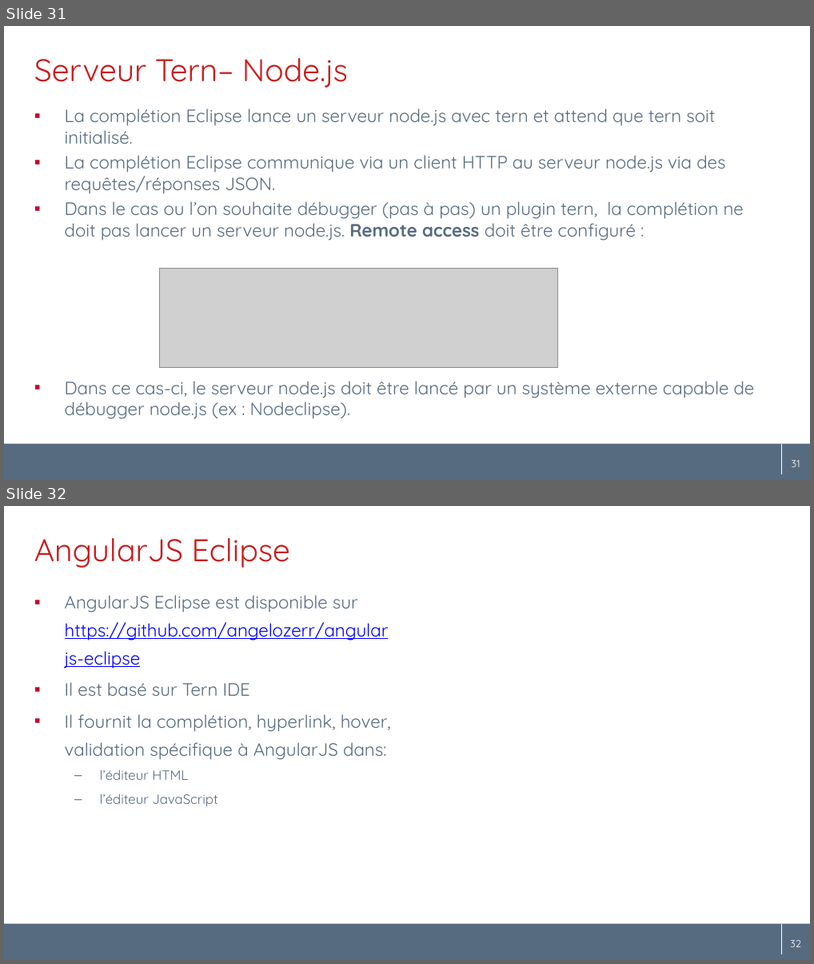
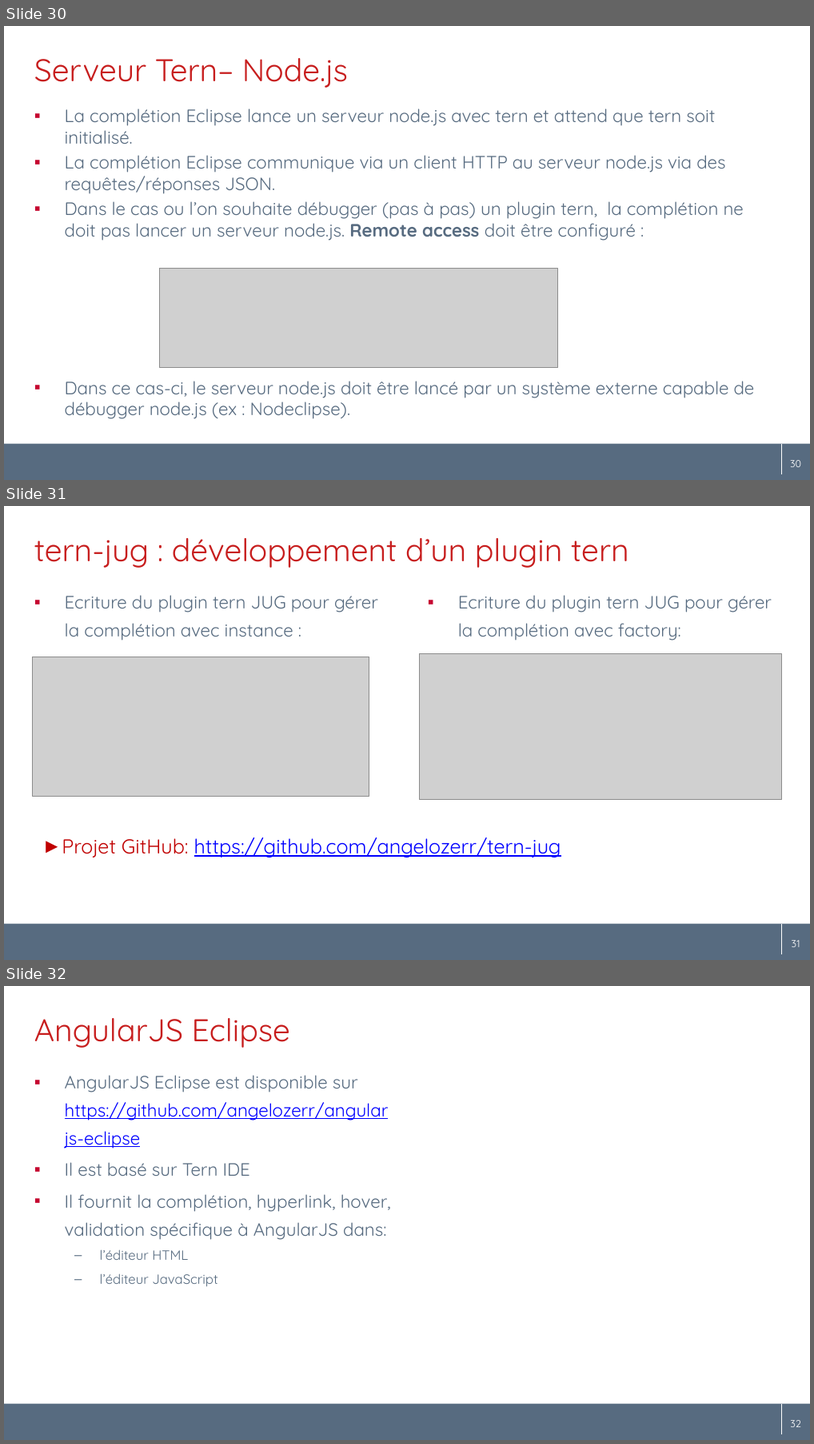
Before and after one commit to angelozerr/tern.java, a slide deck: docs/tern.java_fr.pptx. Shown one above the other, each under a label of ours: slides 31 and 32 before the commit, slides 30, 31 and 32 after it. The pictures are 814x964 and 814x1444 pixels, drawn with LibreOffice and Linux fonts; fonts in the diff are those of the drawing; grey boxes stand for pictures; background and template pictures are left out. Boxes give left, top, right and bottom in pixels: in the first picture for what was removed or moved away, otherwise in the second. Text is boxed around its words. In the diff, an @@ line names an element or a change of style, - is before the commit and + after.

Commit message:
[docs] add tern-jug

```diff
--- a/docs/tern.java_fr.pptx
+++ b/docs/tern.java_fr.pptx
@@ slide 31 added at (4,506,810,960), background #FFFFFF; not listed: 3 template elements that a slide beside it also shows @@
@@ title added at (34,538,630,568), 28 pt, text #C71D1D @@
+tern-jug : développement d’un plugin tern
@@ text added at (65,595,378,640), 16 pt, text #576B80 @@
+▪ Ecriture du plugin tern JUG pour gérer la complétion avec instance :
@@ text added at (458,595,772,640), 16 pt, text #576B80 @@
+▪ Ecriture du plugin tern JUG pour gérer la complétion avec factory:
@@ picture added at (32,656,369,796) @@
@@ picture added at (420,653,782,800) @@
@@ text added at (62,837,562,857), 18 pt, text #0000FF, underline @@
+► Projet GitHub: https://github.com/angelozerr/tern-jug
@@ page number added at (792,940,801,947), 9 pt, text #FFFFFF @@
+31
@@ what was slide 31 is now slide 30 @@
@@ page number at (786,460,798,467): text changed @@
-31
+30
@@ page number at (790,460,802,467): text changed @@
-31
+30
```
Also in this commit, not shown: 6 slides changed, 3 other slides added, 4 slides removed.
